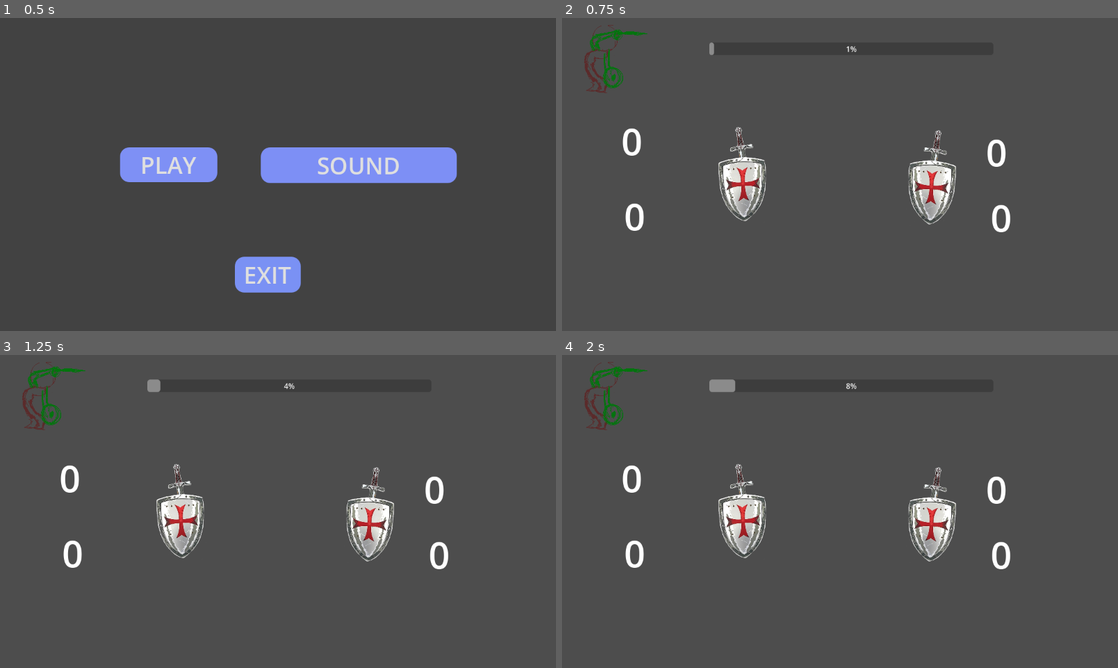
Above: before the commit, frames 1-4 (two rows, left to right).
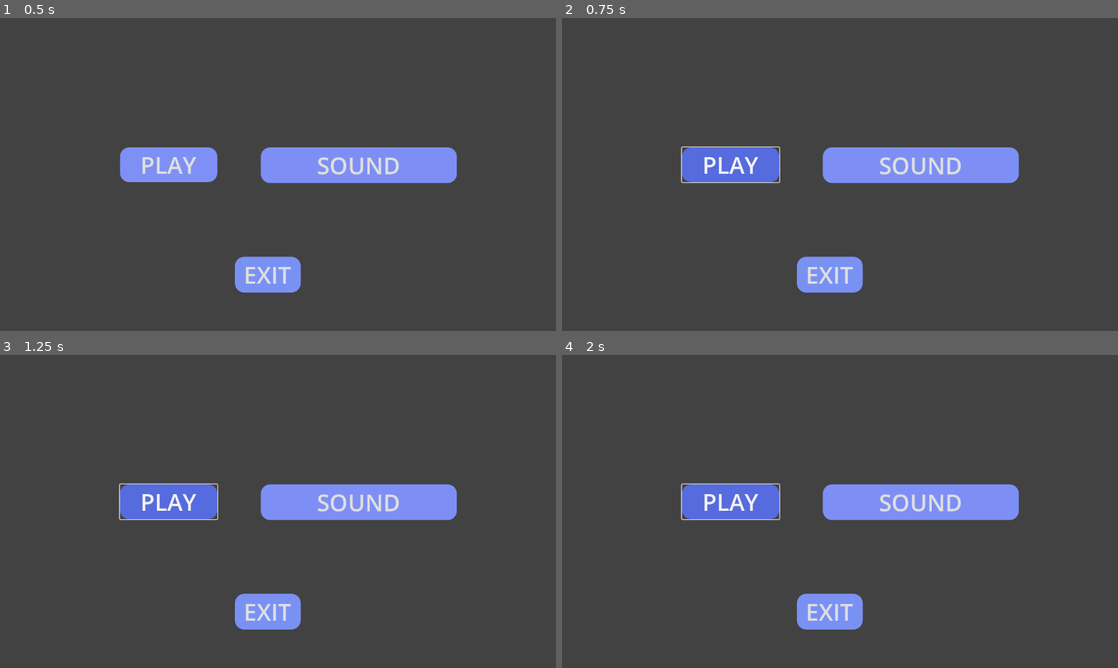
Above: after the commit, the same moments.

Repository: Jeremy7oro/Proyecto-hombres-pez-burbuja
Game: Godot game, scene res://Menus/Menu.tscn
Two runs of this game, one before a commit and one after it. Both use one fixed random seed, a clock stepped at 60 frames per second and the inputs below.
Inputs (mouse positions are in pixels of both pictures, inside the frame that each line leads up to):
- Up to frame 1 (0.5 s): no input
- Up to frame 2 (0.75 s): click "PLAY" at 0.5 s
- Up to frame 3 (1.25 s): no input
- Up to frame 4 (2 s): click (728, 502) at 1.25 s, where only the run after the commit has a clickable "PLAY"

Frame 1 is identical in both runs. In frame 2, 9.8% of the frame differs, in the area x 4-83%, y 3-88%; in frame 3, 9.9%; in frame 4, 10%.

Commit message:
Update Menu.tscn

Diff:
--- a/Menus/Menu.tscn
+++ b/Menus/Menu.tscn
@@ -1,6 +1,5 @@
-[gd_scene load_steps=10 format=3 uid="uid://biv7udloloxb5"]
+[gd_scene load_steps=9 format=3 uid="uid://biv7udloloxb5"]
 
-[ext_resource type="Script" path="res://Menus/Jugar.gd" id="1_q33ny"]
 [ext_resource type="Script" path="res://Menus/ButtonConfiguracion.gd" id="2_iygfq"]
 [ext_resource type="Script" path="res://Menus/salir.gd" id="2_t4anm"]
 
@@ -79,7 +78,6 @@
 theme_override_styles/hover = SubResource("StyleBoxFlat_h78gf")
 theme_override_styles/normal = SubResource("StyleBoxFlat_e58kv")
 text = "PLAY"
-script = ExtResource("1_q33ny")
 
 [node name="Configuracion" type="Button" parent="ColorRect"]
 layout_mode = 2
